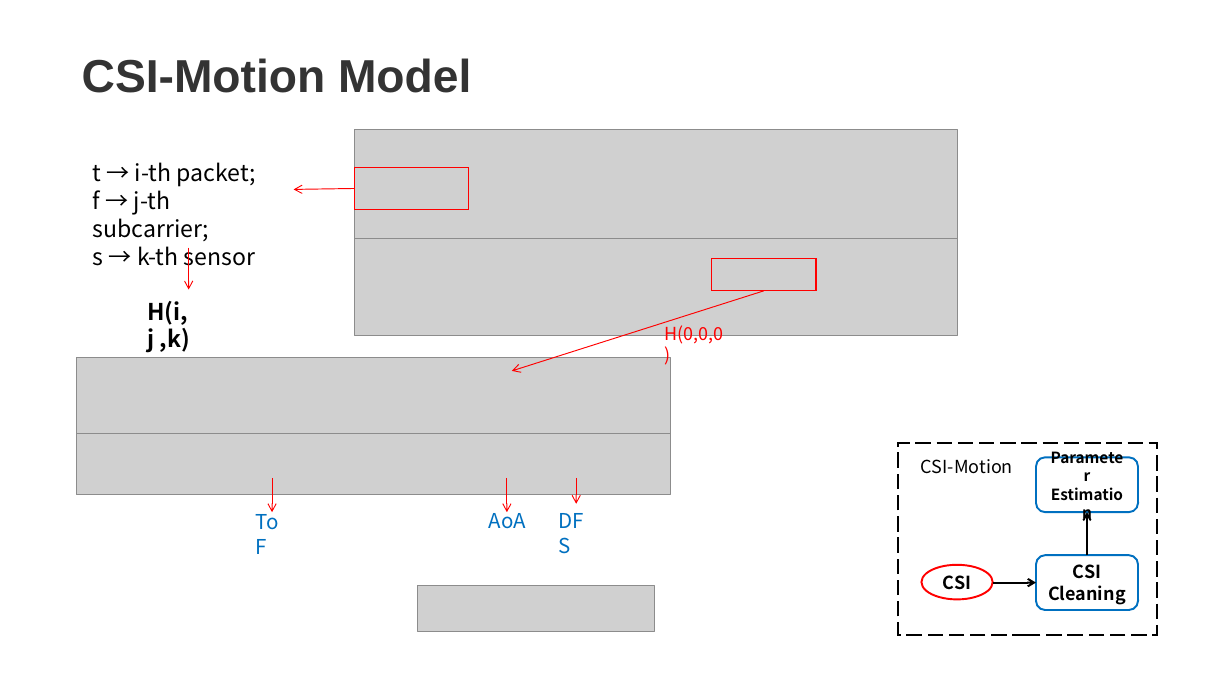
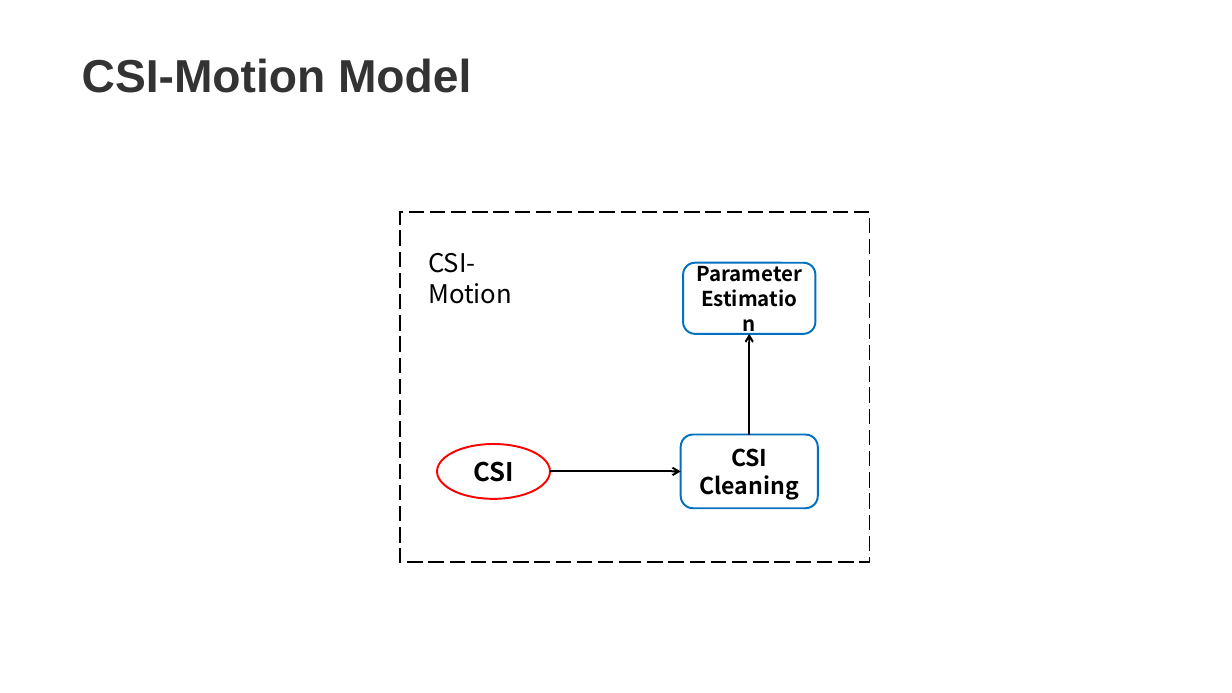
Before and after one commit to linxuyalun/courses, a slide deck: slide 12 of sjtu/iot/Widar2.0.pptx. Drawn at 1232x693 pixels with LibreOffice and Linux fonts; fonts in the diff are those of the drawing; grey boxes stand for pictures. Boxes give left, top, right and bottom in pixels: in the first picture for what was removed or moved away, otherwise in the second. Text is boxed around its words. In the diff, an @@ line names an element or a change of style, - is before the commit and + after.

```diff
--- a/sjtu/iot/Widar2.0.pptx
+++ b/sjtu/iot/Widar2.0.pptx
@@ picture removed at (355,130,958,242) @@
@@ text removed at (93,162,255,270) @@
-t → i-th packet;
-f → j-th subcarrier;
-s → k-th sensor
@@ rectangle removed at (355,167,470,209) @@
@@ arrow removed from (355, 189) to (294, 189) @@
@@ picture removed at (355,238,958,336) @@
@@ rectangle: place and size @@
-rectangle at (898,443,1157,636)
+rectangle at (400,213,871,563)
@@ arrow removed from (189, 248) to (189, 289) @@
@@ text "CSI-Motion" at (428,253,512,304): size 14 to 20 pt @@
@@ text "CSI-Motion": place and size @@
-text "CSI-Motion" at (921,459,1013,474)
+text "CSI-Motion" at (428,253,512,304)
@@ rounded rectangle "Parameter Estimation": place and size @@
-rounded rectangle "Parameter Estimation" at (1036,457,1138,512)
+rounded rectangle "Parameter Estimation" at (683,262,815,334)
@@ rounded rectangle "Parameter Estimation" at (683,262,815,334): size 12 to 16 pt @@
@@ rectangle removed at (712,259,817,291) @@
@@ arrow removed from (764, 291) to (512, 371) @@
@@ text removed at (147,301,190,352) @@
-H(i, j ,k)
@@ text removed at (665,322,724,346) @@
-H(0,0,0)
@@ picture removed at (77,358,671,439) @@
@@ arrow moved from (1087, 555) - (1087, 512) to (750, 434) - (750, 334) @@
@@ picture removed at (77,433,671,495) @@
@@ ellipse "CSI": place and size @@
-ellipse "CSI" at (921,565,993,599)
+ellipse "CSI" at (437,445,550,499)
@@ ellipse "CSI" at (437,445,550,499): size 14 to 20 pt @@
@@ rounded rectangle "CSI Cleaning": place and size @@
-rounded rectangle "CSI Cleaning" at (1036,555,1138,610)
+rounded rectangle "CSI Cleaning" at (681,434,818,508)
@@ rounded rectangle "CSI Cleaning" at (681,434,818,508): size 14 to 18 pt @@
@@ arrow removed from (272, 478) to (272, 512) @@
@@ arrow removed from (507, 478) to (507, 512) @@
@@ arrow moved from (993, 583) - (1036, 583) to (550, 471) - (681, 471) @@
@@ arrow removed from (577, 478) to (577, 504) @@
@@ text removed at (247,505,298,539) @@
-ToF
@@ text removed at (489,508,526,529) @@
-AoA
@@ text removed at (550,504,604,538) @@
-DFS
@@ picture removed at (418,585,654,631) @@
```
Also in this commit, not shown: 1 other slide changed, 9 slides added, 7 slides removed.
